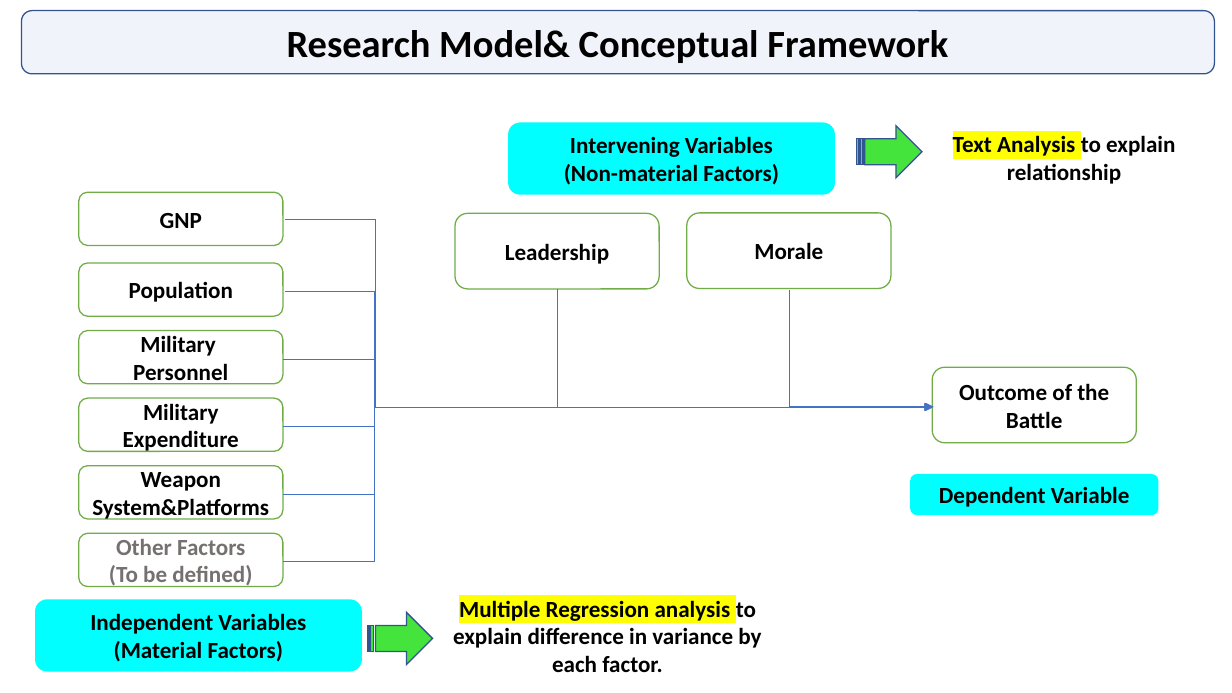
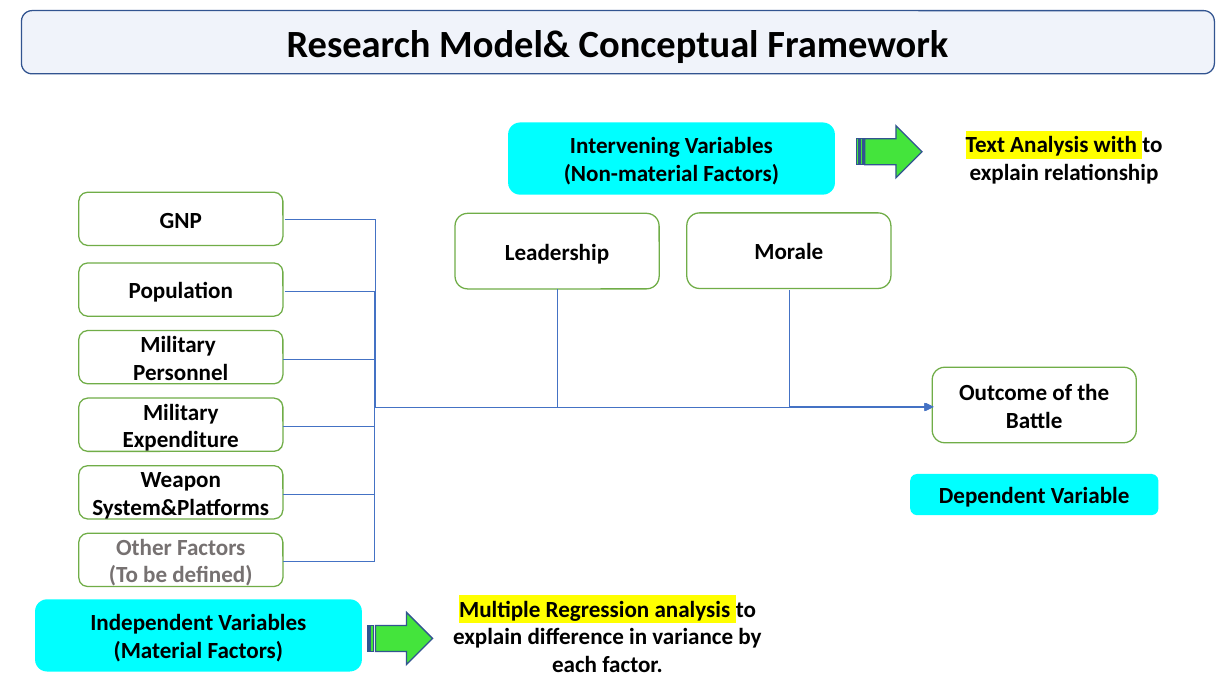
Before and after one commit to GurkanGitHub/PhD, a slide deck: slide 20 of PhD Discussion.pptx (slide 19 before the commit). Drawn at 1232x693 pixels with LibreOffice and Linux fonts; fonts in the diff are those of the drawing. Boxes give left, top, right and bottom in pixels: in the first picture for what was removed or moved away, otherwise in the second. Text is boxed around its words. In the diff, an @@ line names an element or a change of style, - is before the commit and + after.

```diff
--- a/PhD Discussion.pptx
+++ b/PhD Discussion.pptx
@@ text at (x1=966, y1=135, x2=1162, y2=184): text changed @@
-Text Analysis to explain relationship
+Text Analysis with to explain relationship
```
Also in this commit, not shown: 3 other slides changed, 8 slides added, 4 slides removed, 8 other files.
